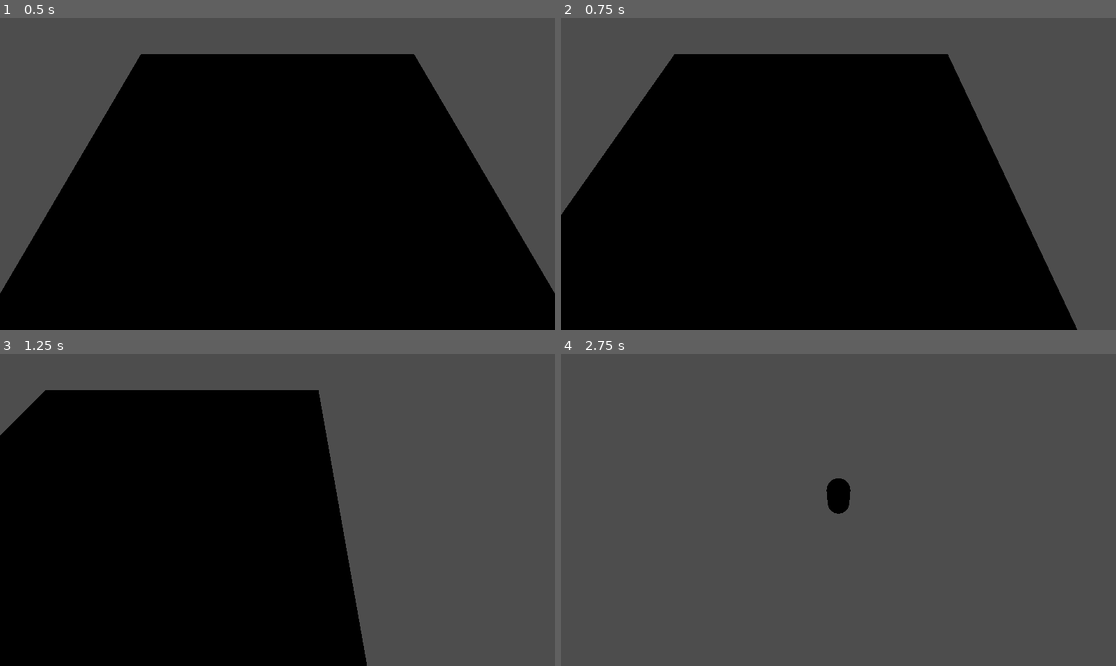
Above: before the commit, frames 1-4 (two rows, left to right).
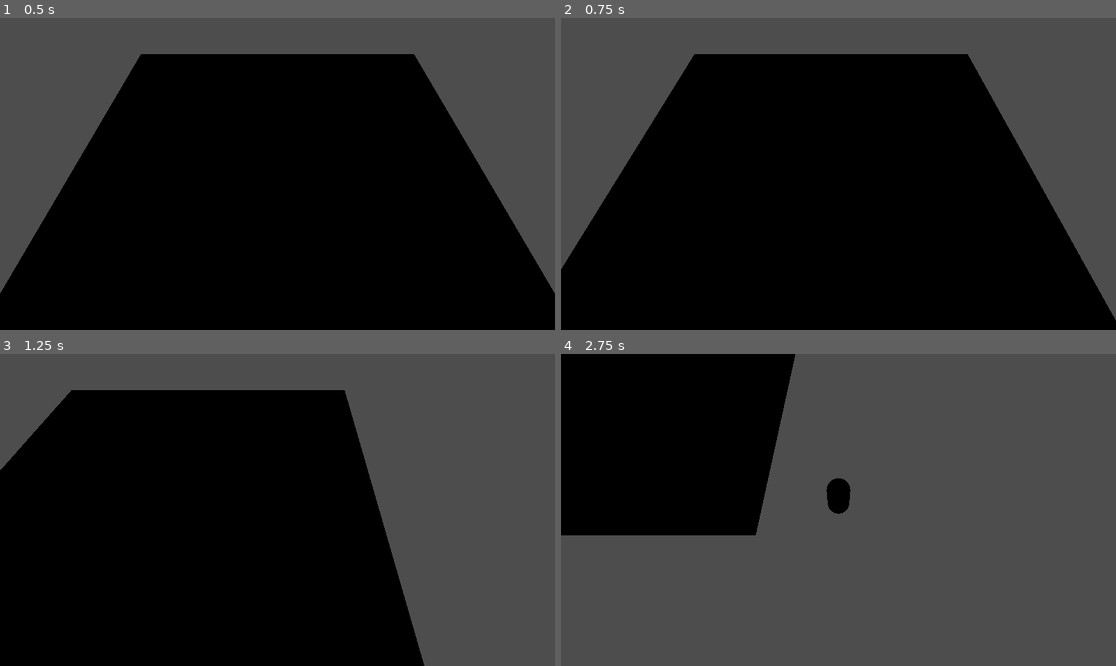
Above: after the commit, the same moments.

Repository: BrownRISDGameDevelopers/mosquito-simulator
Game: Godot game, scene res://scenes/Map.tscn
Same seed, same stepped clock (60 frames per second), same inputs: the game is played once before the commit and once after it.
Inputs:
- Up to frame 1 (0.5 s): no input
- Up to frame 2 (0.75 s): tap Enter (ui_accept) at 0.5, 0.6 s; hold D (right) from 0.53 s (still down)
- Up to frame 3 (1.25 s): keep holding D (right); tap Enter (ui_accept) at 0.77, 1.07 s
- Up to frame 4 (2.75 s): release D (right) at 1.28 s; hold S (down) 1.28-2.03 s; tap Enter (ui_accept) at 1.35, 1.52, 1.82, 2.1 s; hold D (right) from 2.03 s (still down)

Frame 1 is identical in both runs. In frame 2, 8.1% of the frame differs, in the area x 0-100%, y 11-100%; in frame 3, 7.7%; in frame 4, 22%, in the area x 0-43%, y 0-59%.

Commit message:
feat: player smooth movement and sprinting logic complete

Diff:
--- a/project.godot
+++ b/project.godot
@@ -42,7 +42,7 @@
 "events": [Object(InputEventKey,"resource_local_to_scene":false,"resource_name":"","device":-1,"window_id":0,"alt_press …(192 unchanged characters)…
 ]
 }
-accelerate={
+sprint={
 "deadzone": 0.2,
 "events": [Object(InputEventKey,"resource_local_to_scene":false,"resource_name":"","device":-1,"window_id":0,"alt_press …(195 unchanged characters)…
 ]
--- a/scripts/player.gd
+++ b/scripts/player.gd
@@ -2,41 +2,51 @@
 
 class_name Player
 
-var SPEED = 1
+const JUMP_VELOCITY: float= 4.5
+const SPRINT_SPEED: float = 4
+const NORMAL_SPEED: float = 2
+const ACCELERATION: float = 2.5
+const DECELERATION: float = 2
+
+var current_speed: float = 1
 var accelerating: bool = false
-const JUMP_VELOCITY = 4.5
-const ACCELERATE_SPEED = 2
-const NORMAL_SPEED = 1
-
 
 func _physics_process(delta: float) -> void:
-	# Add the gravity.
+	player_movement(delta)
+
+	move_and_slide()
+
+func player_movement(delta):
 	if not is_on_floor():
 		velocity += get_gravity() * delta
 
-	# Handle jump.
-	# if Input.is_action_just_pressed("ui_accept") and is_on_floor():
-	# 	velocity.y = JUMP_VELOCITY
+	# handling sprinting
+	var sprint_req := Input.is_action_pressed("sprint");
+	if sprint_req and not accelerating:
+		accelerating = true
+		current_speed = SPRINT_SPEED
+	elif not sprint_req and accelerating:
+		accelerating = false
+		current_speed = NORMAL_SPEED
 
-	# Get the input direction and handle the movement/deceleration.
-	# As good practice, you should replace UI actions with custom gameplay actions.
-	var accelearte_req := Input.is_action_pressed("accelerate");
-	if accelearte_req and not accelerating:
-		accelerating = true
-		SPEED = ACCELERATE_SPEED
-		#
-
-	elif not accelearte_req and accelerating:
-		accelerating = false
-		SPEED = NORMAL_SPEED
+	if accelerating:
+		# decrease blood
+		pass
 
 	var input_dir := Input.get_vector("left", "right", "up", "down")
+	# transform to vector3
 	var direction := (transform.basis * Vector3(input_dir.x, 0, input_dir.y)).normalized()
-	if direction:
-		velocity.x = direction.x * SPEED
-		velocity.z = direction.z * SPEED
+
+	var target_velocity := direction * current_speed
+	var horizontal_velocity := velocity
+	horizontal_velocity.y = 0 # separating horizontal velocity
+
+	if direction == Vector3.ZERO:
+		horizontal_velocity = horizontal_velocity.move_toward(Vector3.ZERO, DECELERATION * delta)
 	else:
-		velocity.x = move_toward(velocity.x, 0, SPEED)
-		velocity.z = move_toward(velocity.z, 0, SPEED)
+		horizontal_velocity = horizontal_velocity.move_toward(target_velocity, ACCELERATION * delta)
 
-	move_and_slide()
+	velocity.x = horizontal_velocity.x
+	velocity.z = horizontal_velocity.z
+
+	print(current_speed)
